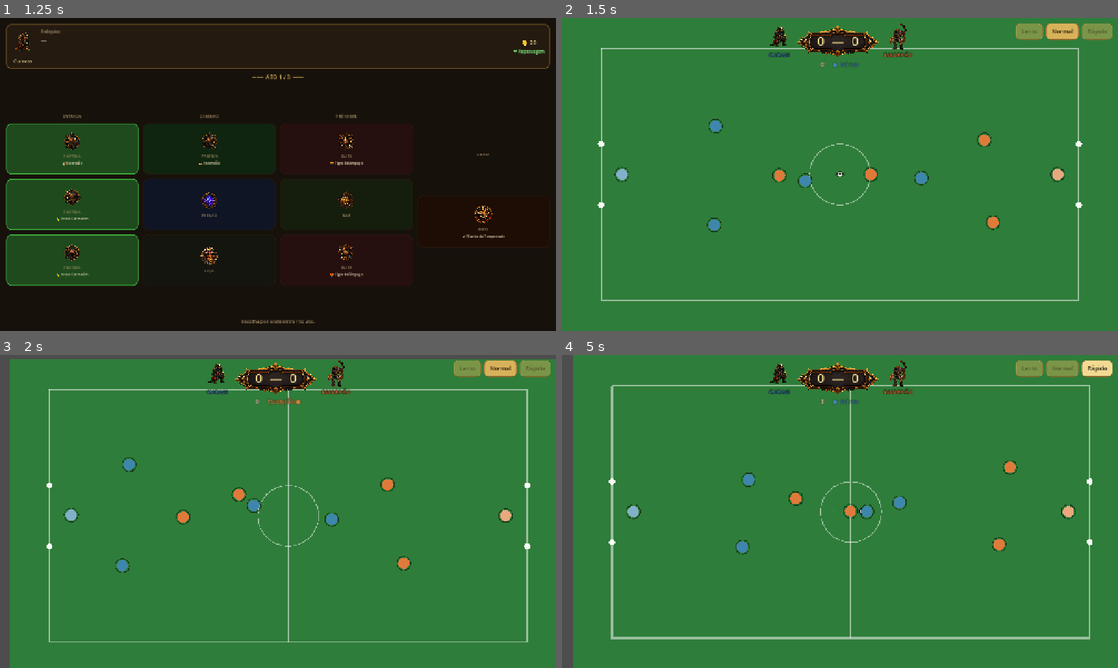
Above: before the commit, frames 1-4 (two rows, left to right).
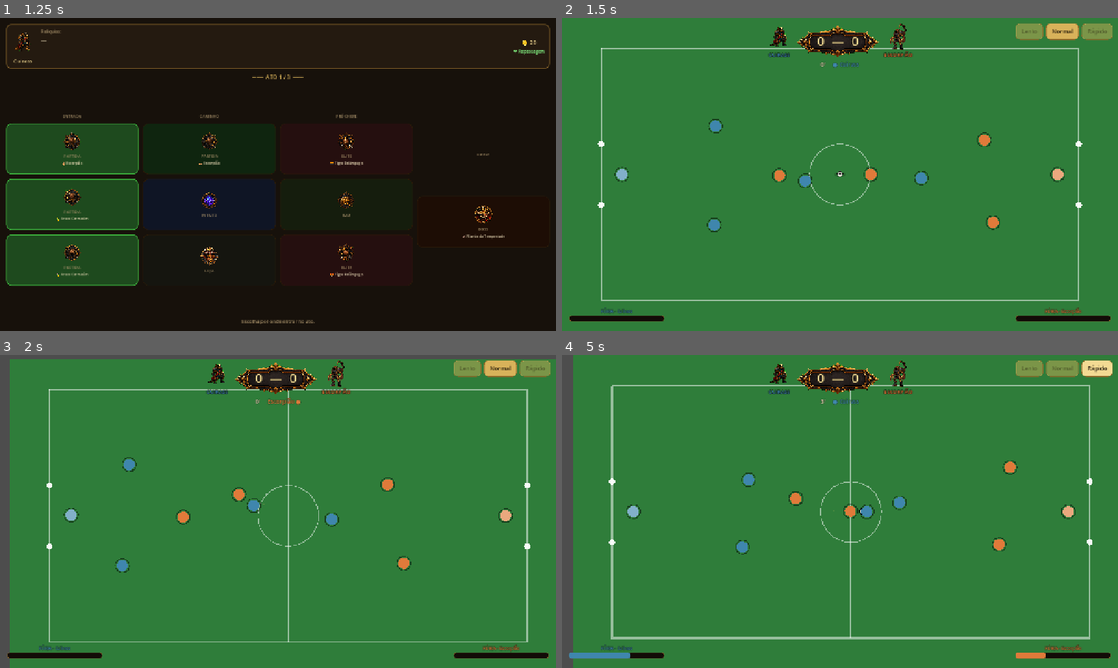
Above: after the commit, the same moments.

Repository: gmoraess/worldcupbeasts
Game: Godot game, scene res://scenes/Main.tscn
The game is run twice, just before and just after one commit, with the same random seed, the same clock (stepped at 60 frames per second) and the same inputs.
Inputs (mouse positions are in pixels of both pictures, inside the frame that each line leads up to):
- Up to frame 1 (1.25 s): click (122, 102) at 0.52 s
- Up to frame 2 (1.5 s): click (634, 149) at 1.27 s
- Up to frame 3 (2 s): no input
- Up to frame 4 (5 s): click "Normal" at 2 s; click "Normal" at 2.75 s; click "Lento" at 3.5 s; click "Rápido" at 4.25 s

Frame 1 is identical in both runs. In frame 2, 0.7% of the frame differs, in the area x 1-99%, y 92-97%; in frame 3, 0.7%; in frame 4, 0.8%, in the area x 1-99%, y 92-98%.

Commit message:
SPEC §5/§6 — Fúria, Supers e Cut-ins
- barras de fúria por time (HUD, cantos inferiores), carregam por eventos:
  gol/sofrer gol, defesa do goleiro, roubo, chute defendido (SPEC §5.1)
- fúria cheia arma o super da capitã/líder:
  - Super-Chute (atacantes): bomba mirada no canto, slow-mo forte, fura a defesa
  - Super-Defesa (muralha/cuirass): próxima defesa do goleiro é garantida
- cut-in: retrato + nome + frase DESLIZA do canto inferior (esquerda=seu time,
  direita=inimigo), segura e some; cap de 1 a cada ~12s
- eventos de fúria emitidos pelo Match (gol, save, steal); super-chute marca
  _super_shot_live p/ reduzir a defesa do goleiro naquele lance

Co-Authored-By: Claude Opus 4.8 <noreply@anthropic.com>

Diff:
--- a/scripts/Match.gd
+++ b/scripts/Match.gd
@@ -52,6 +52,19 @@
 var _away_name := "FORA"
 var _home_crest := "🛡"
 var _away_crest := "🦁"
+
+# — FÚRIA & SUPERS (SPEC §5) —
+const FURY_GAIN := {"GOAL": 26.0, "DEFEND": 16.0, "STEAL": 18.0, "MISS": 8.0, "CONCEDE": 6.0}
+var _fury := {"home": 0.0, "away": 0.0}
+var _super_ready := {"home": false, "away": false}
+var _home_super := ""
+var _away_super := ""
+var _home_frase := ""
+var _away_frase := ""
+var _super_shot_live := ""      # lado cujo super-chute está viajando ("" se nenhum)
+var _fury_bar := {"home": null, "away": null}
+var _cutin_cd := 0.0            # cap de 1 cut-in a cada ~12s (SPEC §6.2)
+var _cutin_layer: CanvasLayer = null
 
 func goal_x(team: String) -> float:
 	# o gol que o time ATACA
@@ -118,6 +131,7 @@
 	poss = team
 	_climax = false
 	_in_flight = false
+	_super_shot_live = ""
 	_steal_cd = 0.0
 	_stuck_t = 0.0
 	_stuck_ref = ball.global_position
@@ -131,6 +145,7 @@
 	_goal_cd = maxf(0.0, _goal_cd - delta)
 	_shot_cd = maxf(0.0, _shot_cd - delta)
 	_pass_t = maxf(0.0, _pass_t - delta)
+	_cutin_cd = maxf(0.0, _cutin_cd - delta)
 	if _pass_t <= 0.0: _pass_to = null
 	if _goal_cd <= 0.0:
 		if not sudden_death:
@@ -162,6 +177,7 @@
 	var spd := ball.speed()
 	if _in_flight and spd < 45.0:
 		_in_flight = false           # bola parou → vira bola solta (disputável)
+		_super_shot_live = ""
 	if _in_flight:
 		# recepção: alguém alcança a bola já desacelerada
 		if spd < 470.0:
@@ -178,6 +194,7 @@
 		if dgk != null and dgk.global_position.distance_to(carrier.global_position) < 26.0:
 			if randf() < 0.40:
 				_set_carrier(dgk)
+				_add_fury(dgk.team, "STEAL")
 				_steal_cd = 0.6
 				return
 		# ROUBO deliberado: um adversário coladinho rola uma chance (não instantâneo)
@@ -188,6 +205,7 @@
 			if randf() < 0.10 * clampf(des / maxf(0.4, ctrl), 0.4, 2.4):
 				_shake = maxf(_shake, 4.0)
 				_set_carrier(opp)
+				_add_fury(opp.team, "STEAL")
 				_steal_cd = 0.7
 
 func _set_carrier(p: Player) -> void:
@@ -270,11 +288,23 @@
 		if p.role != "gk": continue
 		if p.global_position.distance_to(ball.global_position) < 34.0:
 			_save_rolled = true
+			var def_side := p.team
+			var shooter := "away" if def_side == "home" else "home"
 			var dfn: float = p.stats.get("def", 1.0)
-			if randf() < 0.64 * clampf(dfn, 0.5, 1.4):
+			var chance := 0.64 * clampf(dfn, 0.5, 1.4)
+			if _super_shot_live == shooter: chance *= 0.15        # super-chute fura a defesa
+			var super_save: bool = _super_ready[def_side] and _super_kind(def_side) == "save"
+			if super_save: chance = 1.0                            # muralha: pega tudo
+			if randf() < chance:
 				ball.velocity *= 0.04
 				_set_carrier(p)
 				_shake = maxf(_shake, 6.0)
+				_add_fury(def_side, "DEFEND")
+				_add_fury(shooter, "MISS")
+				if super_save:
+					_super_ready[def_side] = false; _fury[def_side] = 0.0
+					_play_cutin(def_side)
+			_super_shot_live = ""
 			return
 
 func _closest_any() -> Player:
@@ -331,6 +361,10 @@
 
 	# CHUTE — arcade: finaliza sempre que chega perto (mesmo sob pressão)
 	if dist < 270.0:
+		# SUPER-CHUTE: fúria cheia + super do tipo "shot" → bomba + cut-in (SPEC §5/§6)
+		if _super_ready[carrier.team] and _super_kind(carrier.team) == "shot":
+			_fire_super_shot(carrier, carrier.team)
+			return
 		var fin: float = carrier.stats.get("fin", 1.0)
 		var noise := (1.6 - clampf(fin, 0.5, 1.5)) * 60.0
 		var aim := goal_c + Vector2(0, randf_range(-noise, noise))
@@ -457,6 +491,9 @@
 func _score_goal(team: String) -> void:
 	score[team] += 1
 	print("GOL %s! %d-%d (t=%.0f)" % [team, score["home"], score["away"], clock])
+	_add_fury(team, "GOAL")
+	_add_fury("away" if team == "home" else "home", "CONCEDE")
+	_super_shot_live = ""
 	_goal_cd = 2.2
 	_shake = 16.0
 	ball.ball_time_scale = 1.0
@@ -572,9 +609,14 @@
 	# nomes/brasões dos dois lados (fallback se a cena rodar fora de uma corrida)
 	_home_crest = GameState.beast.get("crest", "🛡")
 	_home_name = GameState.beast.get("nome", "CASA")
+	_home_super = GameState.beast.get("super", "")
+	_home_frase = GameState.beast.get("frase", "")
 	var enemy: Dictionary = GameState.current_node.get("enemy", {})
 	_away_crest = enemy.get("crest", "🦁")
 	_away_name = enemy.get("name", "FORA")
+	var leader: Dictionary = GameState.POOL.get(enemy.get("leader", ""), {})
+	_away_super = leader.get("super", "")
+	_away_frase = leader.get("frase", "")
 
 	var layer := CanvasLayer.new(); add_child(layer)
 
@@ -618,6 +660,10 @@
 		speed.add_child(b)
 		_speed_btns.append(b)
 	_set_speed(1.0, _speed_btns[1])    # começa em Normal
+
+	# barras de FÚRIA nos cantos inferiores (SPEC §7.1)
+	_fury_bar["home"] = _make_fury_bar(layer, true, UI.HOME, _home_name)
+	_fury_bar["away"] = _make_fury_bar(layer, false, UI.AWAY, _away_name)
 
 	_goal_lbl = _lbl(Vector2(430, 150), 60, Color(1, 0.85, 0.3))
 	_goal_lbl.text = "G O O O L !"; _goal_lbl.modulate = Color(1, 1, 1, 0)
@@ -691,6 +737,102 @@
 func _exit_tree() -> void:
 	Engine.time_scale = 1.0    # não deixa a velocidade vazar pros menus
 
+# ==========================================================================
+#  FÚRIA & SUPERS (SPEC §5/§6)
+# ==========================================================================
+func _make_fury_bar(layer: CanvasLayer, is_home: bool, col: Color, nm: String) -> ProgressBar:
+	var box := VBoxContainer.new()
+	box.add_theme_constant_override("separation", 2)
+	layer.add_child(box)
+	if is_home:
+		box.set_anchors_and_offsets_preset(Control.PRESET_BOTTOM_LEFT)
+		box.offset_left = 16; box.offset_top = -52; box.offset_bottom = -12
+	else:
+		box.set_anchors_and_offsets_preset(Control.PRESET_BOTTOM_RIGHT)
+		box.offset_left = -236; box.offset_right = -16; box.offset_top = -52; box.offset_bottom = -12
+	box.add_child(_chip("FÚRIA · " + nm, 10, col))
+	var bar := ProgressBar.new()
+	bar.custom_minimum_size = Vector2(220, 14)
+	bar.min_value = 0; bar.max_value = 100; bar.value = 0
+	bar.show_percentage = false
+	bar.add_theme_stylebox_override("background", UI.sbf(UI.PANEL2, UI.BRONZE, 1, 6, 0, 0))
+	bar.add_theme_stylebox_override("fill", UI.sbf(col, col, 0, 6, 0, 0))
+	box.add_child(bar)
+	return bar
+
+## Soma fúria de um lado por evento (SPEC §5.1). Cheia → arma o super (não acumula).
+func _add_fury(side: String, kind: String) -> void:
+	if _super_ready[side]: return
+	_fury[side] = clampf(_fury[side] + FURY_GAIN.get(kind, 0.0), 0.0, 100.0)
+	if _fury[side] >= 100.0:
+		_super_ready[side] = true
+
+## Tipo do super do lado: "save" (muralha do goleiro) ou "shot" (os demais).
+func _super_kind(side: String) -> String:
+	var sid: String = _home_super if side == "home" else _away_super
+	return "save" if sid == "super_defesa_muralha" else "shot"
+
+## Dispara o super-chute: bomba mirada no canto + slow-mo forte + cut-in (SPEC §5.3).
+func _fire_super_shot(shooter: Player, side: String) -> void:
+	_super_ready[side] = false
+	_fury[side] = 0.0
+	_super_shot_live = side
+	var corner_y := GOAL_TOP + 20.0 if randf() < 0.5 else GOAL_BOT - 20.0
+	var aim := Vector2(goal_x(side), corner_y)
+	ball.kick(aim - shooter.global_position, 1320.0, randf_range(-0.7, 0.7), 0.0)
+	_in_flight = true; carrier = null; _save_rolled = false
+	_enter_super_climax()
+	_play_cutin(side)
+
+func _enter_super_climax() -> void:
+	_climax = true
+	ball.ball_time_scale = 0.22
+	var tw := create_tween()
+	tw.tween_property(cam, "zoom", Vector2(1.7, 1.7), 0.2).set_trans(Tween.TRANS_SINE)
+
+## Cut-in: retrato + nome + frase DESLIZA de um canto inferior (esquerda p/ super
+## do seu time, direita p/ inimigo), segura um instante e some. Cap de 1/12s.
+func _play_cutin(side: String) -> void:
+	if _cutin_cd > 0.0: return
+	_cutin_cd = 12.0
+	var nm: String = _home_name if side == "home" else _away_name
+	var frase: String = _home_frase if side == "home" else _away_frase
+	var img: String = GameState.home_img() if side == "home" else GameState.away_img()
+	var col: Color = UI.HOME if side == "home" else UI.AWAY
+	if _cutin_layer != null and is_instance_valid(_cutin_layer):
+		_cutin_layer.queue_free()
+	_cutin_layer = CanvasLayer.new(); _cutin_layer.layer = 50; add_child(_cutin_layer)
+
+	var card := PanelContainer.new()
+	card.add_theme_stylebox_override("panel", UI.sbf(UI.PANEL2, col, 3, 10, 12, 10))
+	var card_w := 330.0
+	var card_h := 118.0
+	card.custom_minimum_size = Vector2(card_w, card_h)
+	card.size = Vector2(card_w, card_h)
+	_cutin_layer.add_child(card)
+	var h := HBoxContainer.new()
+	h.add_theme_constant_override("separation", 12)
+	card.add_child(h)
+	h.add_child(UI.icon(img, Vector2(82, card_h - 18), "🔥", col))
+	var v := VBoxContainer.new()
+	v.alignment = BoxContainer.ALIGNMENT_CENTER
+	v.add_child(UI.lbl("⚡ SUPER!", 13, UI.GOLD2))
+	v.add_child(UI.lbl(nm.to_upper(), 22, col))
+	v.add_child(UI.lbl("« " + frase + " »", 12, UI.RUNE))
+	h.add_child(v)
+
+	# desliza do canto inferior (entra · segura · sai)
+	var vp := get_viewport_rect().size
+	var y := vp.y - card_h - 70.0                       # logo acima da barra de fúria
+	var target_x := 16.0 if side == "home" else vp.x - card_w - 16.0
+	var start_x := -card_w - 12.0 if side == "home" else vp.x + 12.0
+	card.position = Vector2(start_x, y)
+	var tw := create_tween()
+	tw.tween_property(card, "position:x", target_x, 0.22).set_trans(Tween.TRANS_BACK).set_ease(Tween.EASE_OUT)
+	tw.tween_interval(0.65)
+	tw.tween_property(card, "position:x", start_x, 0.2).set_trans(Tween.TRANS_SINE).set_ease(Tween.EASE_IN)
+	tw.tween_callback(_cutin_layer.queue_free)
+
 func _lbl(pos: Vector2, size: int, col: Color) -> Label:
 	var l := Label.new(); l.position = pos
 	l.add_theme_font_size_override("font_size", size)
@@ -728,3 +870,13 @@
 	else:
 		_poss_lbl.text = "• bola livre •"
 		_poss_lbl.add_theme_color_override("font_color", UI.RUNE2)
+	# barras de fúria (pulsam quando o super está armado)
+	for side in ["home", "away"]:
+		var bar: ProgressBar = _fury_bar[side]
+		if bar == null: continue
+		bar.value = _fury[side]
+		if _super_ready[side]:
+			var pulse := 0.6 + 0.4 * sin(Time.get_ticks_msec() * 0.012)
+			bar.modulate = Color(1, 1, 1, pulse)
+		else:
+			bar.modulate = Color(1, 1, 1, 1)
Not shown, changed: HISTORY.md
Not shown, changed: README.md
